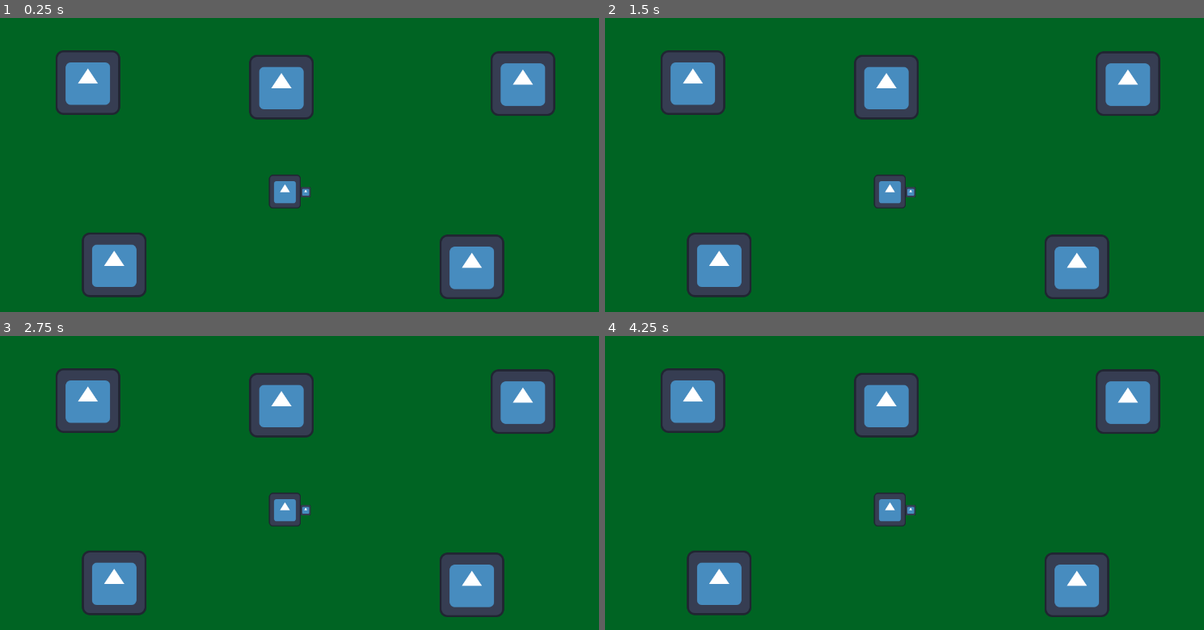
Above: before the commit, frames 1-4 (two rows, left to right).
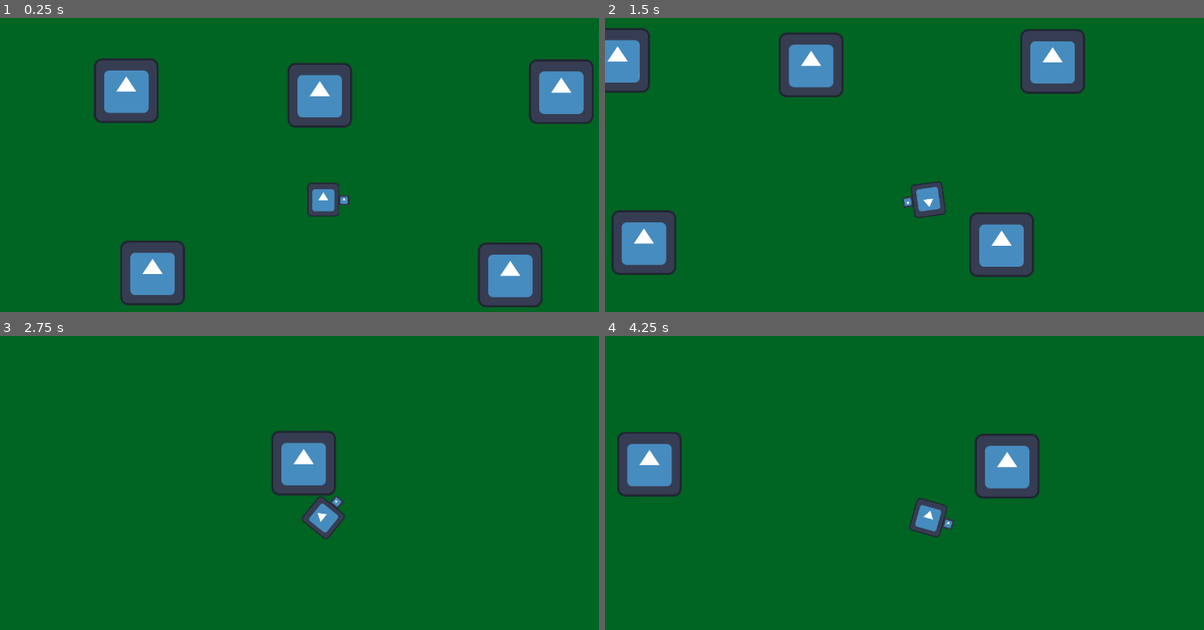
Above: after the commit, the same moments.

Repository: AsaM1taka/Shooter-Game
Game: Godot game, scene res://Scenes/shoot er.tscn
Same seed, same stepped clock (60 frames per second), same inputs: the game is played once before the commit and once after it. Before the commit the project has no main scene; this scene is started directly in both runs. The engine's default icon, where the game draws it, is replaced by a stand-in: a white triangle on a blue panel in a dark square.
Inputs (mouse positions are in pixels of both pictures, inside the frame that each line leads up to):
- Up to frame 1 (0.25 s): no input
- Up to frame 2 (1.5 s): tap Enter at 0.5 s; move the mouse to (1072, 182) at 0.52 s; hold D (move_right, bound only after the commit) 0.53-1.28 s; move the mouse to (796, 217) at 1.27 s; hold S (move_down, bound only after the commit) from 1.28 s (still down)
- Up to frame 3 (2.75 s): move the mouse to (389, 438) at 2.02 s; release S (move_down, bound only after the commit) at 2.03 s; hold D (move_right, bound only after the commit) from 2.03 s (still down)
- Up to frame 4 (4.25 s): move the mouse to (898, 591) at 2.77 s; release D (move_right, bound only after the commit) at 2.78 s; hold W (move_up, bound only after the commit) 2.78-3.53 s; tap Space at 3.5 s; move the mouse to (1120, 571) at 3.52 s; hold A (move_left, bound only after the commit) from 3.53 s (still down)

The runs differ from the first frame. In frame 1, 20% of the frame differs, in the area x 9-100%, y 10-99%; in frame 2, 24%, in the area x 0-93%, y 3-96%; in frame 3, 15%; in frame 4, 18%.

Commit message:
character movement

Diff:
--- a/shooter-shooter/Scenes/player.tscn
+++ b/shooter-shooter/Scenes/player.tscn
@@ -22,3 +22,5 @@
 [node name="CollisionShape2D" type="CollisionShape2D" parent="."]
 position = Vector2(0, 0.5)
 shape = SubResource("RectangleShape2D_6t5aa")
+
+[node name="Camera2D" type="Camera2D" parent="."]
--- a/shooter-shooter/project.godot
+++ b/shooter-shooter/project.godot
@@ -11,6 +11,7 @@
 [application]
 
 config/name="Shooter Shooter"
+run/main_scene="uid://p4oyjkjeh5e4"
 config/features=PackedStringArray("4.4", "Forward Plus")
 config/icon="res://icon.svg"
 
@@ -18,3 +19,36 @@
 
 window/size/viewport_width=1280
 window/size/viewport_height=720
+
+[input]
+
+move_up={
+"deadzone": 0.2,
+"events": [Object(InputEventKey,"resource_local_to_scene":false,"resource_name":"","device":-1,"window_id":0,"alt_pressed":false,"shift_pressed":false,"ctrl_pressed":false,"meta_pressed":false,"pressed":false,"keycode":0,"physical_keycode":87,"key_label":0,"unicode":119,"location":0,"echo":false,"script":null)
+]
+}
+move_down={
+"deadzone": 0.2,
+"events": [Object(InputEventKey,"resource_local_to_scene":false,"resource_name":"","device":-1,"window_id":0,"alt_pressed":false,"shift_pressed":false,"ctrl_pressed":false,"meta_pressed":false,"pressed":false,"keycode":0,"physical_keycode":83,"key_label":0,"unicode":115,"location":0,"echo":false,"script":null)
+]
+}
+move_right={
+"deadzone": 0.2,
+"events": [Object(InputEventKey,"resource_local_to_scene":false,"resource_name":"","device":-1,"window_id":0,"alt_pressed":false,"shift_pressed":false,"ctrl_pressed":false,"meta_pressed":false,"pressed":false,"keycode":0,"physical_keycode":68,"key_label":0,"unicode":100,"location":0,"echo":false,"script":null)
+]
+}
+move_left={
+"deadzone": 0.2,
+"events": [Object(InputEventKey,"resource_local_to_scene":false,"resource_name":"","device":-1,"window_id":0,"alt_pressed":false,"shift_pressed":false,"ctrl_pressed":false,"meta_pressed":false,"pressed":false,"keycode":0,"physical_keycode":65,"key_label":0,"unicode":97,"location":0,"echo":false,"script":null)
+]
+}
+shoot={
+"deadzone": 0.2,
+"events": [Object(InputEventMouseButton,"resource_local_to_scene":false,"resource_name":"","device":-1,"window_id":0,"alt_pressed":false,"shift_pressed":false,"ctrl_pressed":false,"meta_pressed":false,"button_mask":1,"position":Vector2(115, 18),"global_position":Vector2(124, 66),"factor":1.0,"button_index":1,"canceled":false,"pressed":true,"double_click":false,"script":null)
+]
+}
+quit={
+"deadzone": 0.2,
+"events": [Object(InputEventKey,"resource_local_to_scene":false,"resource_name":"","device":-1,"window_id":0,"alt_pressed":false,"shift_pressed":false,"ctrl_pressed":false,"meta_pressed":false,"pressed":false,"keycode":0,"physical_keycode":4194305,"key_label":0,"unicode":0,"location":0,"echo":false,"script":null)
+]
+}
--- a/shooter-shooter/scripts/playerm.gd
+++ b/shooter-shooter/scripts/playerm.gd
@@ -1 +1,17 @@
 extends CharacterBody2D
+
+var speed = 300
+
+func _process(delta: float) -> void:
+	look_at(get_global_mouse_position())
+
+func _physics_process(delta: float) -> void:
+	var move_dir = Vector2(Input.get_axis("move_left","move_right"),
+	Input.get_axis("move_up","move_down"))
+	if move_dir !=Vector2.ZERO:
+		velocity = speed * move_dir.normalized()
+	else:
+		velocity.x = move_toward(velocity.x, 0, speed)
+		velocity.y = move_toward(velocity.y, 0, speed)
+
+	move_and_slide()
